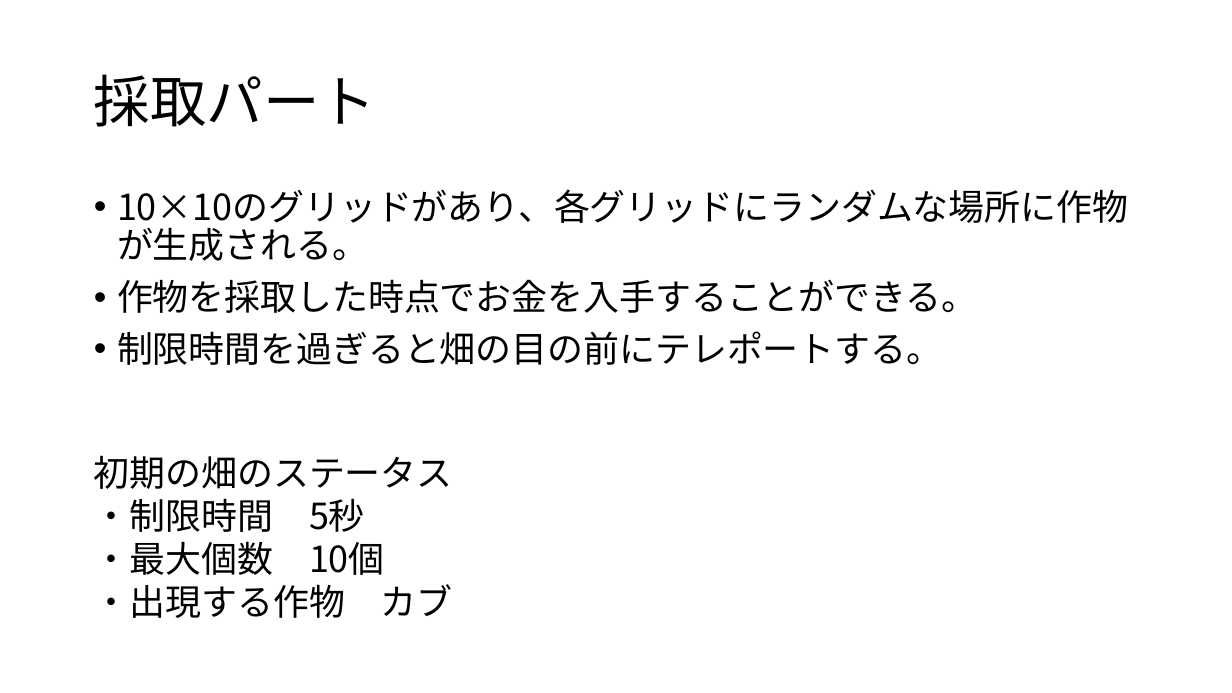
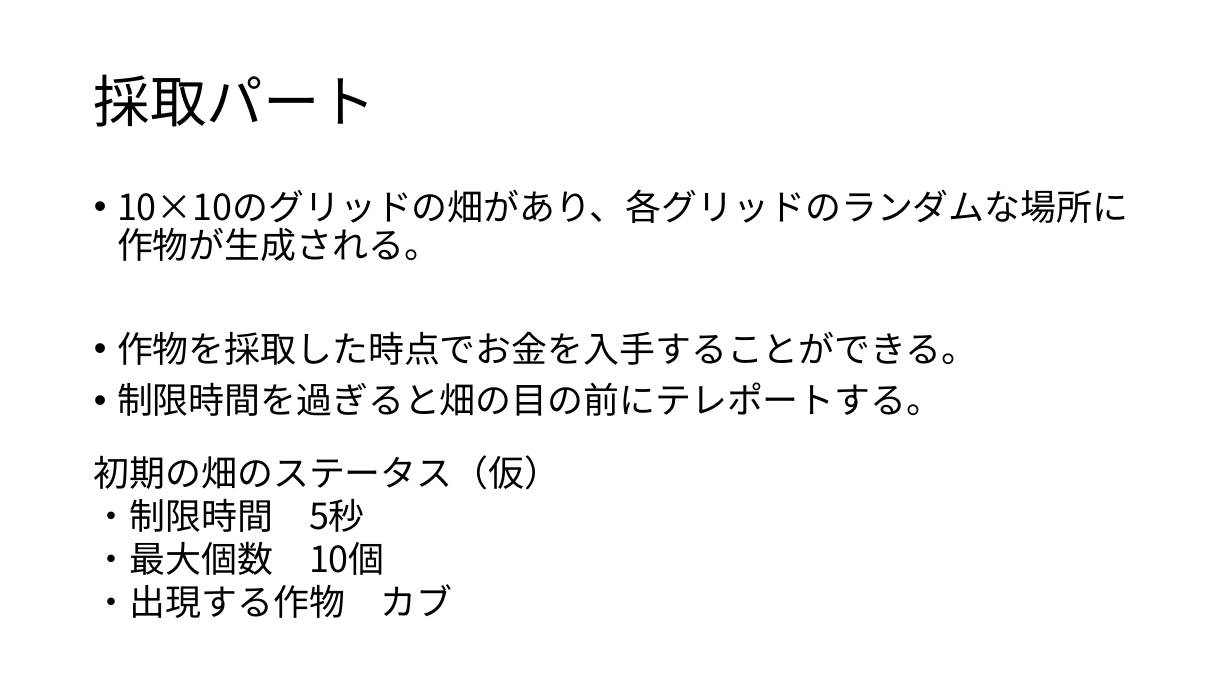
Before and after one commit to KawanoTakumi/FarmLife, a slide deck: slide 4 of FarmLife_企画.pptx. Drawn at 1232x693 pixels with LibreOffice and Linux fonts; fonts in the diff are those of the drawing. Boxes give left, top, right and bottom in pixels: in the first picture for what was removed or moved away, otherwise in the second. Text is boxed around its words. In the diff, an @@ line names an element or a change of style, - is before the commit and + after.

```diff
--- a/FarmLife_企画.pptx
+++ b/FarmLife_企画.pptx
@@ text at (117, 189, 1128, 261): text changed @@
-• 10×10のグリッドがあり、各グリッドにランダムな場所に作物が生成される。
+• 10×10のグリッドの畑があり、各グリッドのランダムな場所に作物が生成される。
@@ text at (94, 455, 561, 490): text changed @@
-初期の畑のステータス
+初期の畑のステータス（仮）
```
Also in this commit, not shown: 1 other slide changed.
